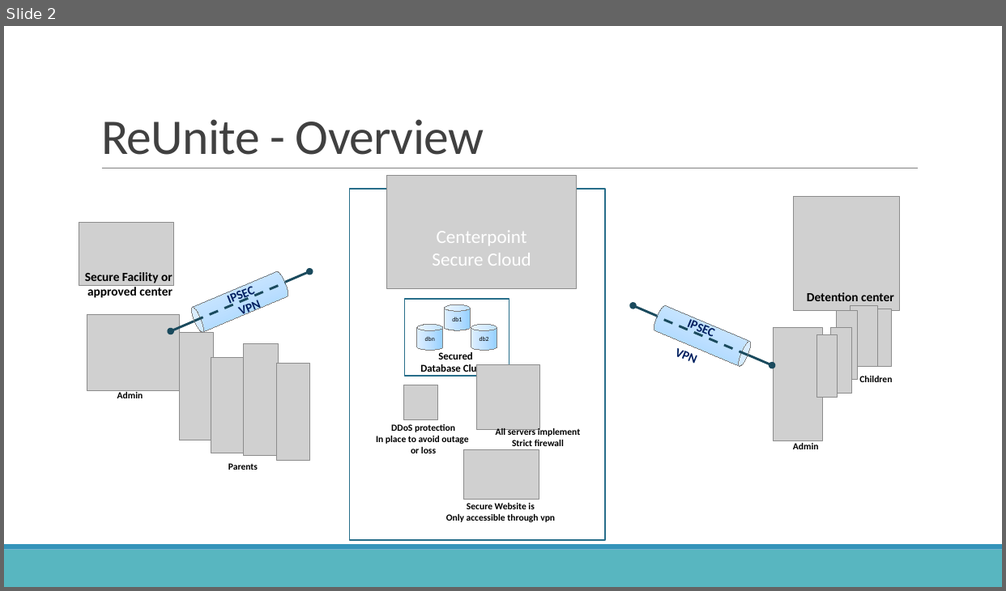
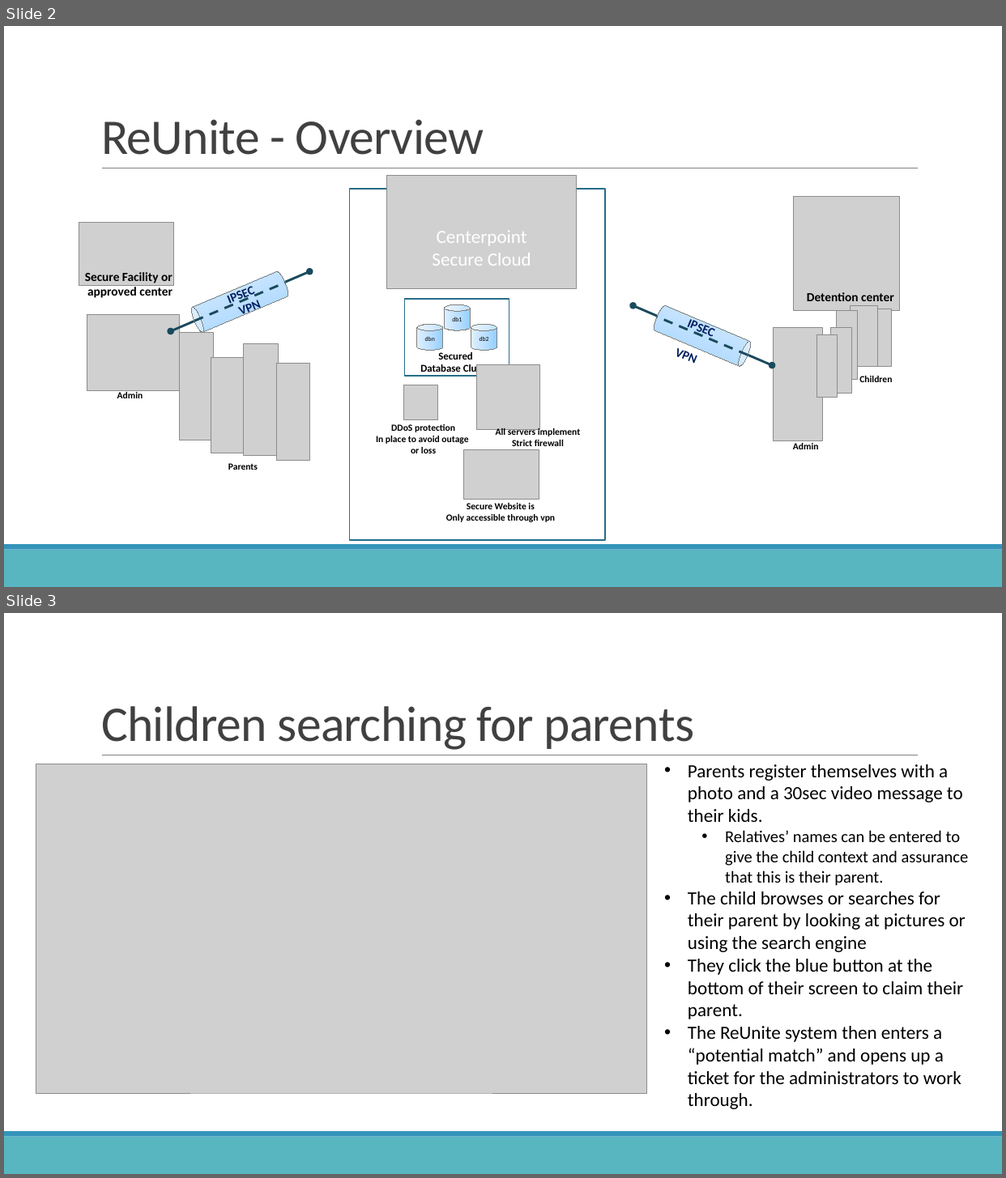
Before and after one commit to weirdaze/reunite, a slide deck: ReUnite Overview.pptx. Shown one above the other, each under a label of ours: slide 2 before the commit, slides 2 and 3 after it. The pictures are 1006x591 and 1006x1178 pixels, drawn with LibreOffice and Linux fonts; fonts in the diff are those of the drawing; grey boxes stand for pictures; background and template pictures are left out. Boxes give left, top, right and bottom in pixels: in the first picture for what was removed or moved away, otherwise in the second. Text is boxed around its words. In the diff, an @@ line names an element or a change of style, - is before the commit and + after.

Commit message:
updated reunite deck with some screenshots
for the meeting today. spiffed up the deck.

```diff
--- a/ReUnite Overview.pptx
+++ b/ReUnite Overview.pptx
@@ slide 3 added at bbox=[4, 613, 1002, 1174], background #FFFFFF; not listed: 3 template elements that a slide beside it also shows @@
@@ title added at bbox=[101, 706, 694, 750], 48 pt, text #404040 @@
+Children searching for parents
@@ picture added at bbox=[36, 764, 647, 1093] @@
@@ text added at bbox=[688, 764, 969, 1110], 18 pt, text #000000 @@
+• Parents register themselves with a photo and a 30sec video message to their kids.
+  • Relatives’ names can be entered to give the child context and assurance that this is their parent.
+• The child browses or searches for their parent by looking at pictures or using the search engine
+• They click the blue button at the bottom of their screen to claim their parent.
+• The ReUnite system then enters a “potential match” and opens up a ticket for the administrators to work through.
```
Also in this commit, not shown: 4 slides changed, 2 other slides added, 1 other file.
